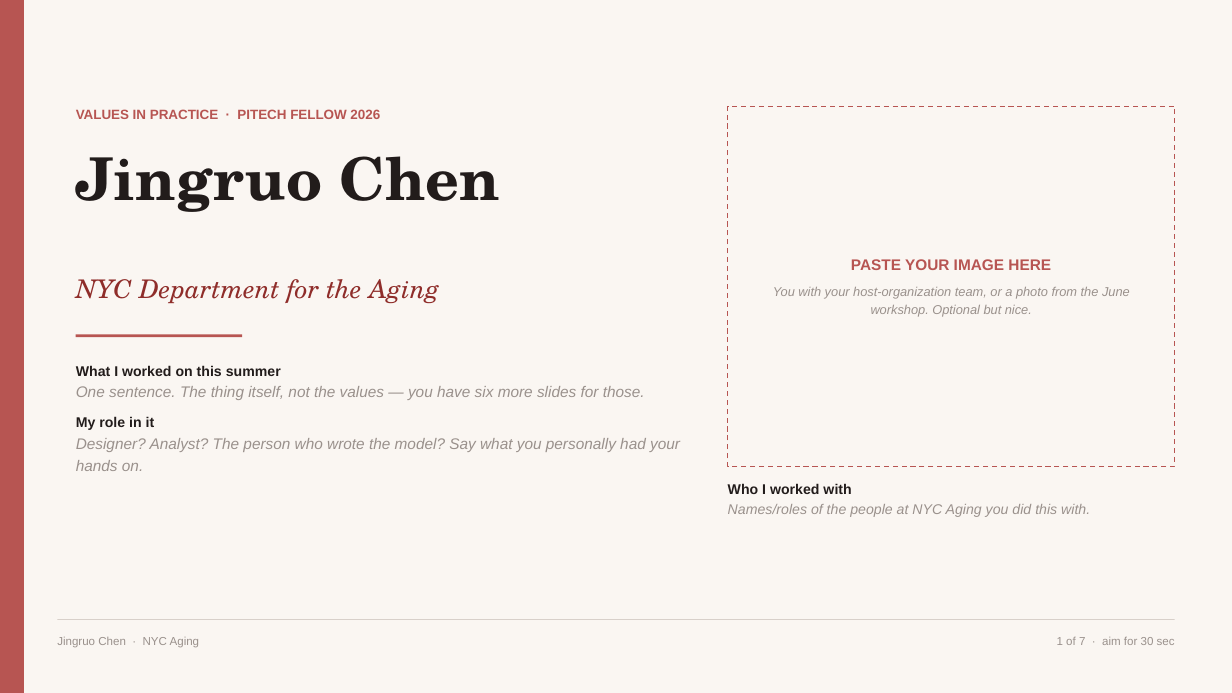
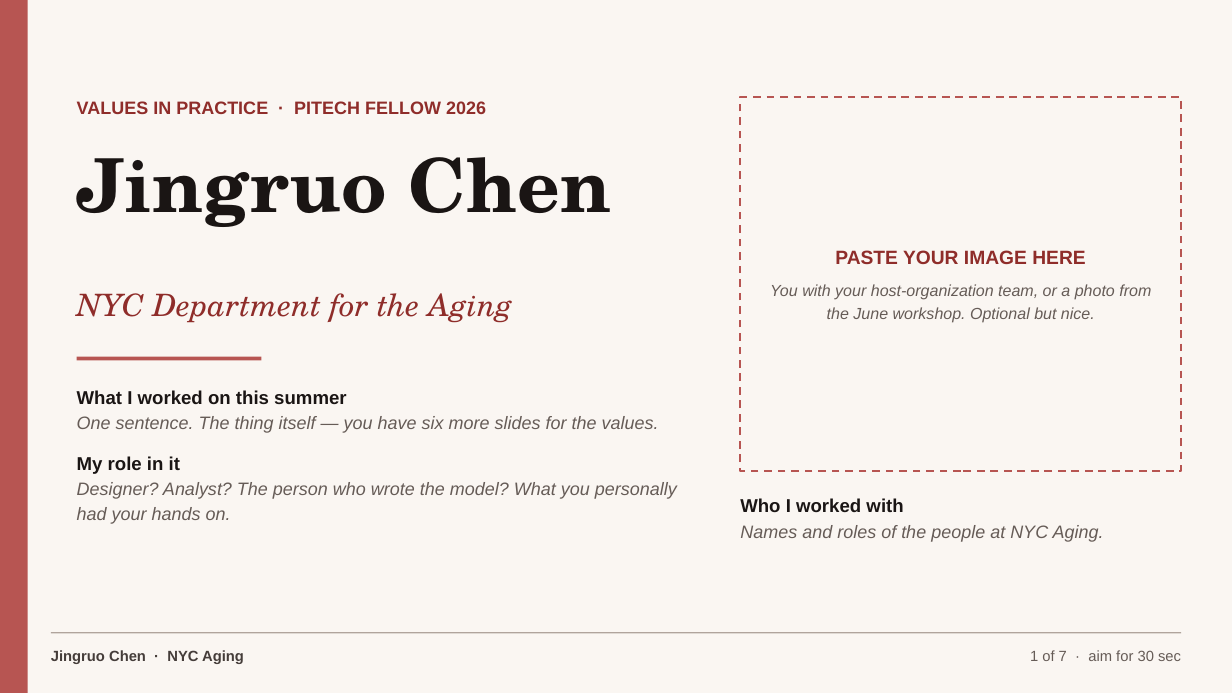
Before and after one commit to PiTechEthics/pitechethics.github.io, a slide deck: slide 34 of output/pptx/2026-VAP-Fellow-Final-Presentation-Template.pptx. Drawn at 1232x693 pixels with LibreOffice and Linux fonts; fonts in the diff are those of the drawing. Boxes give left, top, right and bottom in pixels: in the first picture for what was removed or moved away, otherwise in the second. Text is boxed around its words. In the diff, an @@ line names an element or a change of style, - is before the commit and + after.

```diff
--- a/output/pptx/2026-VAP-Fellow-Final-Presentation-Template.pptx
+++ b/output/pptx/2026-VAP-Fellow-Final-Presentation-Template.pptx
@@ rectangle: place and size @@
-rectangle at [0, 0, 24, 693]
+rectangle at [0, 0, 28, 693]
@@ text "VALUES IN PRACTICE · PITECH ...": place and size @@
-text "VALUES IN PRACTICE · PITECH ..." at [76, 109, 380, 119]
+text "VALUES IN PRACTICE · PITECH ..." at [77, 101, 486, 114]
@@ text "VALUES IN PRACTICE · PITECH ..." at [77, 101, 486, 114]: size 10.5 to 14 pt, text colour #B75552 to #8F2D2A @@
@@ rectangle: place and size @@
-rectangle at [728, 106, 1176, 467]
+rectangle at [740, 97, 1181, 471]
@@ rectangle at [740, 97, 1181, 471]: outline #B75552 1 pt dashed to #B75552 1.5 pt dashed @@
@@ text "Jingruo Chen" at [77, 157, 612, 227]: size 46 to 58 pt, text colour #221C1B to #1A1514 @@
@@ text "PASTE YOUR IMAGE HERE": place and size @@
-text "PASTE YOUR IMAGE HERE" at [773, 259, 1130, 317]
+text "PASTE YOUR IMAGE HERE" at [770, 250, 1151, 323]
@@ text "PASTE YOUR IMAGE HERE" at [770, 250, 1151, 323]: size 12 to 15 pt, text colour #B75552 to #8F2D2A in "PASTE YOUR IMAGE HERE"; size 10 to 12.5 pt, text colour #9A918C to #665C57 in "You with your host-organization team, or a ..."; more space between paragraphs @@
@@ text "NYC Department for the Aging": place and size @@
-text "NYC Department for the Aging" at [76, 279, 439, 303]
+text "NYC Department for the Aging" at [77, 293, 512, 323]
@@ text "NYC Department for the Aging" at [77, 293, 512, 323]: size 20 to 24 pt @@
@@ rectangle: place and size @@
-rectangle at [76, 335, 242, 337]
+rectangle at [77, 357, 262, 360]
@@ text "What I worked on this ...": place and size @@
-text "What I worked on this ..." at [76, 365, 680, 471]
+text "What I worked on this ..." at [77, 390, 677, 524]
@@ text at [77, 416, 659, 433]: text changed; size 12 to 14 pt; text colour #9A918C to #665C57 @@
-One sentence. The thing itself, not the values — you have six more slides for those.
+One sentence. The thing itself — you have six more slides for the values.
@@ text at [77, 390, 346, 474]: size 11 to 14.5 pt, text colour #221C1B to #1A1514 in "What I worked on this summer", "My role in it" @@
@@ text at [77, 482, 677, 524]: text changed; size 12 to 14 pt; text colour #9A918C to #665C57 @@
-Designer? Analyst? The person who wrote the model? Say what you personally had your hands on.
+Designer? Analyst? The person who wrote the model? What you personally had your hands on.
@@ text at [740, 498, 903, 512]: size 11 to 14.5 pt, text colour #221C1B to #1A1514 in "Who I worked with" @@
@@ text "Who I worked with": place and size @@
-text "Who I worked with" at [728, 483, 1090, 517]
+text "Who I worked with" at [740, 498, 1104, 542]
@@ text at [740, 525, 1104, 542]: text changed; size 11 to 14 pt; text colour #9A918C to #665C57 @@
-Names/roles of the people at NYC Aging you did this with.
+Names and roles of the people at NYC Aging.
@@ text "Jingruo Chen · NYC Aging": place and size @@
-text "Jingruo Chen · NYC Aging" at [57, 637, 200, 647]
+text "Jingruo Chen · NYC Aging" at [51, 650, 244, 664]
@@ text "Jingruo Chen · NYC Aging" at [51, 650, 244, 664]: size 9 to 11.5 pt, text colour #9A918C to #453D3A, bold on @@
@@ rectangle: place and size @@
-rectangle at [57, 619, 1175, 620]
+rectangle at [51, 632, 1181, 633]
@@ rectangle at [51, 632, 1181, 633]: fill #D8D0CA to #B0A49C @@
@@ text "1 of 7 · aim ...": place and size @@
-text "1 of 7 · aim ..." at [1057, 637, 1175, 645]
+text "1 of 7 · aim ..." at [1030, 650, 1181, 661]
@@ text "1 of 7 · aim ..." at [1030, 650, 1181, 661]: size 9 to 11.5 pt, text colour #9A918C to #665C57 @@
```
Also in this commit, not shown: 74 other slides changed, 1 other file.
